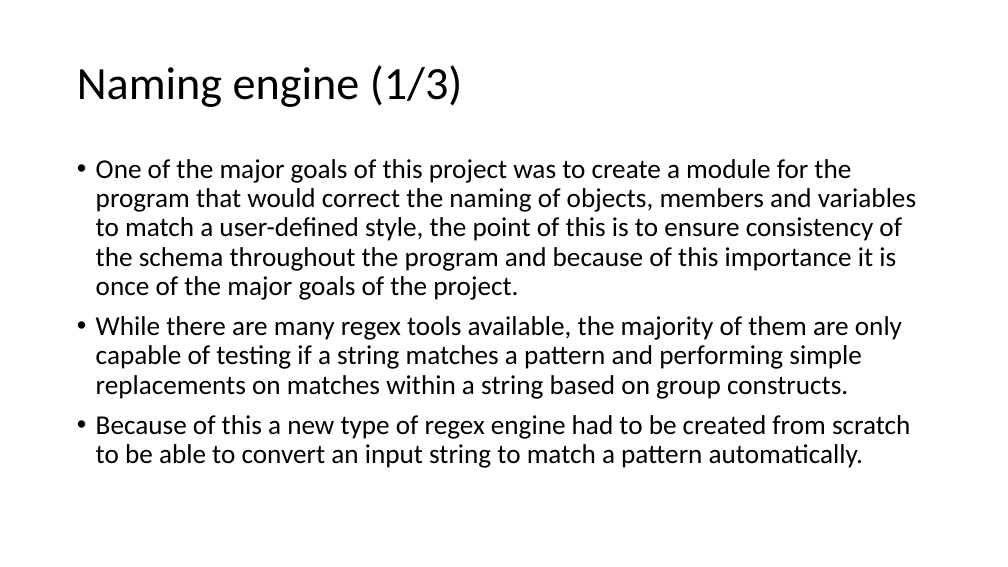
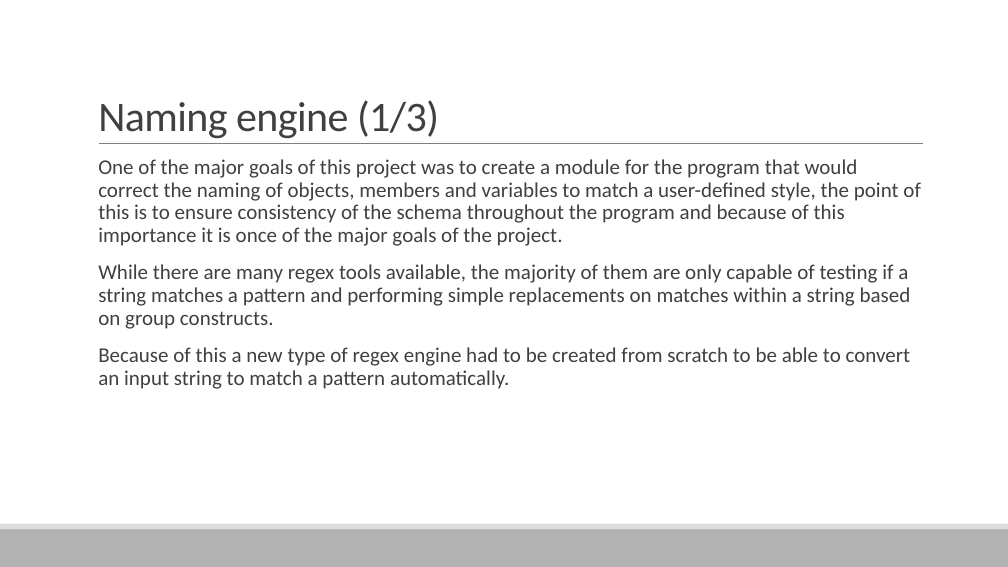
Before and after one commit to ReadieFur/SourceCodeQualityEnhancer-BEngSoftwareEngineeringDissertation-UniversityOfGreenwich, a slide deck: slide 5 of Demonstration.pptx. Drawn at 1008x567 pixels with LibreOffice and Linux fonts; fonts in the diff are those of the drawing. Boxes give left, top, right and bottom in pixels: in the first picture for what was removed or moved away, otherwise in the second. Text is boxed around its words. In the diff, an @@ line names an element or a change of style, - is before the commit and + after.

```diff
--- a/Demonstration.pptx
+++ b/Demonstration.pptx
@@ title "Naming engine (1/3)": place and size @@
-title "Naming engine (1/3)" at <box>77,65,463,107</box>
+title "Naming engine (1/3)" at <box>98,100,439,138</box>
@@ title "Naming engine (1/3)" at <box>98,100,439,138</box>: size 44 to 40 pt, text colour #000000 to #404040, letter spacing 0 to -0.5 pt; line spacing 0.9 to 0.85; vertical alignment middle to bottom @@
@@ line added from (99, 144) to (923, 144), #808080 0.5 pt @@
@@ text "One of the major goals ..." at <box>98,159,920,389</box>: size 25.9 to 20 pt, text colour #000000 to #404040; bullet • to  ; more space between paragraphs @@
@@ rectangle added at <box>0,529,1008,567</box>, fill #B2B2B2 @@
@@ rectangle added at <box>0,524,1008,529</box>, fill #DDDDDD @@
```
Also in this commit, not shown: 21 other slides changed.
